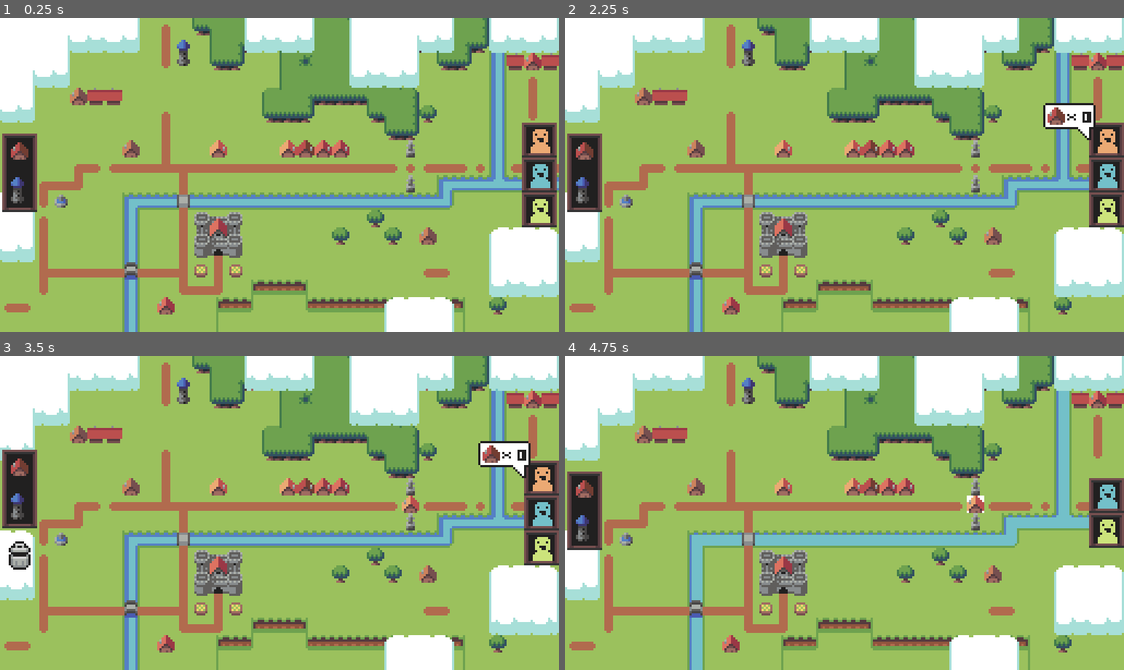
Above: before the commit, frames 1-4 (two rows, left to right).
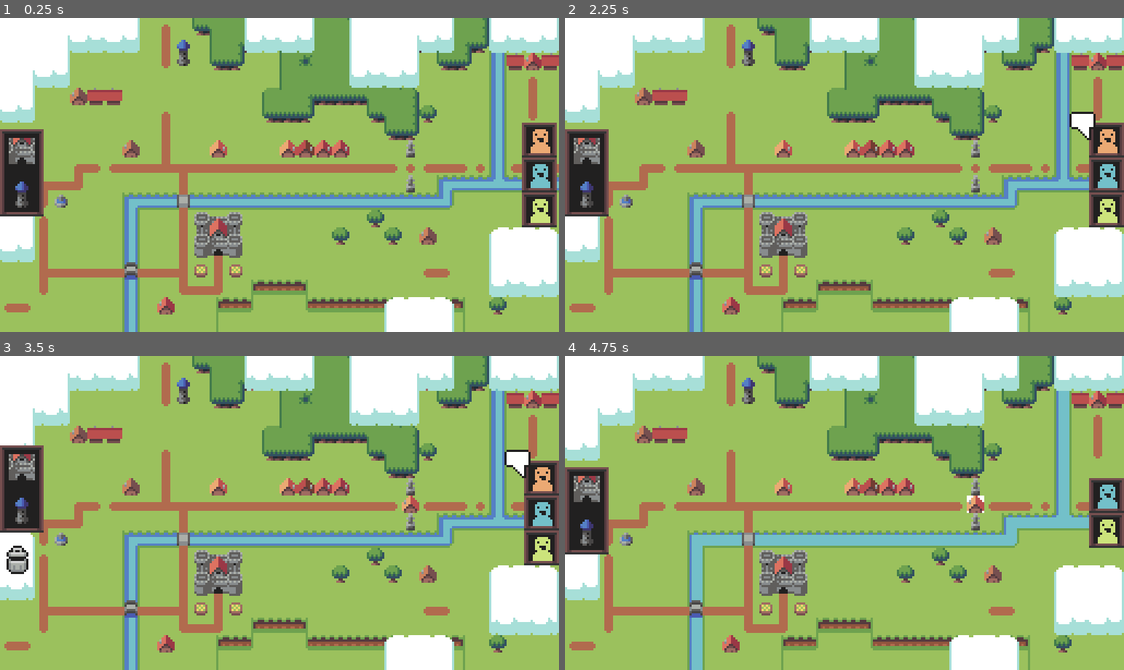
Above: after the commit, the same moments.

Repository: food-please/LSJ3
Game: Godot game, scene res://src/main.tscn
Two runs of this game, one before a commit and one after it. Both use one fixed random seed, a clock stepped at 60 frames per second and the inputs below.
Inputs (mouse positions are in pixels of both pictures, inside the frame that each line leads up to):
- Up to frame 1 (0.25 s): no input
- Up to frame 2 (2.25 s): click (1107, 140) at 0.52 s; click (1107, 140) at 1.27 s; click (1107, 140) at 2.02 s
- Up to frame 3 (3.5 s): tap Enter (ui_accept) at 2.75, 3.02 s; move the mouse to (402, 497) at 2.77 s; press the mouse at (402, 497) at 2.78 s
- Up to frame 4 (4.75 s): release the mouse at (967, 497) at 3.5 s; tap Enter (ui_accept) at 3.5 s; drag from (732, 528) to (816, 575) at 3.52 s; move the mouse to (900, 443) at 4.27 s; press the mouse at (900, 443) at 4.28 s

The runs differ from the first frame. In frame 1, 1.6% of the frame differs, in the area x 0-8%, y 35-64%; in frame 2, 2.2%; in frame 3, 2.5%, in the area x 0-95%, y 27-70%; in frame 4, 1.6%.

Commit message:
Refactor construction requirement UI elements to be manually created

Diff:
--- a/constructions/construction.tscn
+++ b/constructions/construction.tscn
@@ -4,12 +4,13 @@
 [ext_resource type="TileSet" uid="uid://d34lmt0p41ffk" path="res://world/tilesets/passability_tileset.tres" id="2_6ls7g"]
 
 [node name="Construction" type="Node2D"]
+show_behind_parent = true
 script = ExtResource("1_85sx5")
+
+[node name="Sprite2D" type="Sprite2D" parent="."]
 
 [node name="OccupiedCells" type="TileMapLayer" parent="."]
 modulate = Color(1, 1, 1, 0.501961)
 position = Vector2(-4, -4)
 tile_map_data = PackedByteArray(0, 0, 0, 0, 0, 0, 0, 0, 17, 0, 7, 0, 0, 0)
 tile_set = ExtResource("2_6ls7g")
-
-[node name="Sprite2D" type="Sprite2D" parent="."]
--- a/constructions/construction_data.gd
+++ b/constructions/construction_data.gd
@@ -4,3 +4,5 @@
 @export var icon: Texture
 
 @export var variations: Array[PackedScene]
+
+@export var requirements: Array[PackedScene]
--- a/constructions/construction_requirement.gd
+++ /dev/null
@@ -1 +0,0 @@
-class_name ConstructionRequirement extends Resource
--- /dev/null
+++ b/constructions/fortress/castle/cnst_castle.tscn
@@ -0,0 +1,12 @@
+[gd_scene load_steps=3 format=4 uid="uid://hh55pdbgwwgr"]
+
+[ext_resource type="PackedScene" uid="uid://c7rbljhcb51ka" path="res://constructions/construction.tscn" id="1_d8m36"]
+[ext_resource type="Texture2D" uid="uid://dtn7mf58tyatg" path="res://constructions/fortress/castle/castle.atlastex" id="2_hrs1w"]
+
+[node name="Castle" instance=ExtResource("1_d8m36")]
+
+[node name="Sprite2D" parent="." index="0"]
+texture = ExtResource("2_hrs1w")
+
+[node name="OccupiedCells" parent="." index="1"]
+tile_map_data = PackedByteArray("AAAAAAAAAAARAAcAAAD//wAAAAARAAcAAAAAAP//AAARAAcAAAD/////AAARAAcAAAABAP//AAARAAcAAAABAAAAAAARAAcAAAABAAEAAAARAAcAAAAAAAEAAAARAAcAAAD//wEAAAARAAcAAAA=")
--- /dev/null
+++ b/constructions/fortress/castle/cnst_data_castle.tres
@@ -0,0 +1,12 @@
+[gd_resource type="Resource" script_class="ConstructionData" load_steps=5 format=3 uid="uid://diqsa5s4ym1ak"]
+
+[ext_resource type="Texture2D" uid="uid://cvdehpdtnw6lb" path="res://constructions/fortress/castle/cnst_icon_castle.atlastex" id="1_0ffd6"]
+[ext_resource type="Script" path="res://constructions/construction_data.gd" id="1_cj8q7"]
+[ext_resource type="PackedScene" uid="uid://siov0jwdw0n2" path="res://constructions/fortress/castle/cnst_rqmt_castle.tscn" id="2_h0o3x"]
+[ext_resource type="PackedScene" uid="uid://hh55pdbgwwgr" path="res://constructions/fortress/castle/cnst_castle.tscn" id="3_d3jf2"]
+
+[resource]
+script = ExtResource("1_cj8q7")
+icon = ExtResource("1_0ffd6")
+variations = Array[PackedScene]([ExtResource("3_d3jf2")])
+requirements = Array[PackedScene]([ExtResource("2_h0o3x")])
--- /dev/null
+++ b/constructions/fortress/castle/cnst_rqmt_castle.tscn
@@ -0,0 +1,12 @@
+[gd_scene load_steps=3 format=3 uid="uid://siov0jwdw0n2"]
+
+[ext_resource type="PackedScene" uid="uid://0w7bjhs8khei" path="res://src/ui/constructions/bubble/construction_bubble_requirement.tscn" id="1_hhj32"]
+[ext_resource type="Texture2D" uid="uid://c8gagg6dgw7nn" path="res://world/tilesets/terrains/terrain_icon_grass.atlastex" id="2_8rugh"]
+
+[node name="CastleTerrainRequirement" instance=ExtResource("1_hhj32")]
+
+[node name="Icon" parent="HBoxContainer" index="0"]
+texture = ExtResource("2_8rugh")
+
+[node name="Number" parent="HBoxContainer" index="2"]
+quantity = 9
--- a/src/ui/constructions/bubble/construction_bubble.tscn
+++ b/src/ui/constructions/bubble/construction_bubble.tscn
@@ -1,8 +1,7 @@
-[gd_scene load_steps=5 format=3 uid="uid://btp6rpsson4se"]
+[gd_scene load_steps=4 format=3 uid="uid://btp6rpsson4se"]
 
 [ext_resource type="Texture2D" uid="uid://cnvnuu48rr8jx" path="res://src/ui/constructions/bubble/requirements_bubble.atlastex" id="1_oyuum"]
 [ext_resource type="Script" path="res://src/ui/constructions/bubble/ui_construction_bubble.gd" id="1_shspb"]
-[ext_resource type="PackedScene" uid="uid://0w7bjhs8khei" path="res://src/ui/constructions/bubble/construction_bubble_requirement.tscn" id="2_w2miv"]
 [ext_resource type="Texture2D" uid="uid://criotj0t8hc3s" path="res://src/ui/constructions/bubble/requirements_bubble_tail.atlastex" id="4_pgnlc"]
 
 [node name="ConstructionRequirementsBubble" type="Control"]
@@ -16,8 +15,8 @@
 layout_mode = 1
 offset_left = -1.0
 offset_top = 5.0
-offset_right = 23.0
-offset_bottom = 17.0
+offset_right = 7.0
+offset_bottom = 13.0
 
 [node name="Background" type="NinePatchRect" parent="Bubble"]
 layout_mode = 2
@@ -28,6 +27,7 @@
 patch_margin_bottom = 2
 
 [node name="Requirements" type="MarginContainer" parent="Bubble"]
+custom_minimum_size = Vector2(12, 8)
 layout_mode = 2
 theme_override_constants/margin_left = 0
 theme_override_constants/margin_top = 2
@@ -41,9 +41,6 @@
 layout_mode = 2
 theme_override_constants/separation = 0
 
-[node name="Requirement" parent="Bubble/Requirements/CenterContainer/HBoxContainer" instance=ExtResource("2_w2miv")]
-layout_mode = 2
-
 [node name="Tail" type="TextureRect" parent="."]
 layout_mode = 2
 offset_right = 8.0
--- a/src/ui/constructions/bubble/ui_construction_bubble.gd
+++ b/src/ui/constructions/bubble/ui_construction_bubble.gd
@@ -6,8 +6,11 @@
 @export var orientation: BubbleOrientation:
 	set(value):
 		orientation = value
+
 		if not is_inside_tree():
 			await ready
+
+		await get_tree().process_frame
 
 		match orientation:
 			BubbleOrientation.TOP_LEFT:
@@ -37,3 +40,9 @@
 
 @onready var bubble: = $Bubble
 @onready var tail: = $Tail
+
+@onready var _requirements: = $Bubble/Requirements/CenterContainer/HBoxContainer as HBoxContainer
+
+
+func add_requirement(requirement: UIConstructionRequirement) -> void:
+	_requirements.add_child(requirement)
--- a/src/ui/constructions/bubble/uiconstruction_bubble_requirement.gd
+++ b/src/ui/constructions/bubble/uiconstruction_bubble_requirement.gd
@@ -1,11 +1,4 @@
 class_name UIConstructionRequirement extends MarginContainer
-
-@export var data: ConstructionRequirement:
-	set(value):
-		data = value
-
-		if not is_inside_tree():
-			await ready
 
 @onready var icon: = $HBoxContainer/Icon as TextureRect
 @onready var modifier: = $HBoxContainer/Modifier as UIRequirementType
--- a/src/ui/constructions/construction_button.gd
+++ b/src/ui/constructions/construction_button.gd
@@ -46,6 +46,15 @@
 				_bubble.orientation = _bubble.BubbleOrientation.TOP_RIGHT
 				_bubble_anchor.add_child(_bubble)
 
+				for requirement in type.requirements:
+					var new_scene: = requirement.instantiate()
+					var new_requirement: = new_scene as UIConstructionRequirement
+					if not new_requirement:
+						new_scene.free()
+
+					else:
+						_bubble.add_requirement(new_requirement)
+
 			else:
 				Events.construction_data_selected.emit(null)
 				if _bubble:
--- a/src/ui/constructions/construction_button.tscn
+++ b/src/ui/constructions/construction_button.tscn
@@ -17,10 +17,10 @@
 theme_override_constants/margin_bottom = 2
 
 [node name="Icon" type="TextureRect" parent="MarginContainer"]
-custom_minimum_size = Vector2(8, 8)
+custom_minimum_size = Vector2(12, 12)
 layout_mode = 2
 mouse_filter = 2
-stretch_mode = 2
+stretch_mode = 3
 
 [node name="TextureButton" type="TextureButton" parent="MarginContainer"]
 layout_mode = 2
--- a/src/ui/constructions/constructions_bar.tscn
+++ b/src/ui/constructions/constructions_bar.tscn
@@ -2,7 +2,7 @@
 
 [ext_resource type="Texture2D" uid="uid://64osm8pikkir" path="res://world/tch_world_tiles.png" id="1_o7jl0"]
 [ext_resource type="PackedScene" uid="uid://caecvfqyl8nwl" path="res://src/ui/constructions/construction_button.tscn" id="2_mr2bv"]
-[ext_resource type="Resource" uid="uid://df6up1e73akpj" path="res://constructions/dwellings/dwelling_data.tres" id="3_wondv"]
+[ext_resource type="Resource" uid="uid://diqsa5s4ym1ak" path="res://constructions/fortress/castle/cnst_data_castle.tres" id="3_mgwyu"]
 [ext_resource type="Resource" uid="uid://b0o5gixkv65us" path="res://constructions/dwellings/tower_data.tres" id="4_3cr55"]
 
 [node name="ConstructionsBar" type="MarginContainer"]
@@ -34,7 +34,7 @@
 
 [node name="ConstructionButton" parent="MarginContainer/VBoxContainer" instance=ExtResource("2_mr2bv")]
 layout_mode = 2
-type = ExtResource("3_wondv")
+type = ExtResource("3_mgwyu")
 
 [node name="ConstructionButton2" parent="MarginContainer/VBoxContainer" instance=ExtResource("2_mr2bv")]
 layout_mode = 2
--- a/src/ui/number/ui_number.gd
+++ b/src/ui/number/ui_number.gd
@@ -26,6 +26,9 @@
 func set_quantity(value: int) -> void:
 	quantity = value
 
+	if not is_inside_tree():
+		await ready
+
 	_ones.texture = DIGITS[value % 10]
 
 	if value > 9:
--- a/src/ui/workers/ui_citizen_button.gd
+++ b/src/ui/workers/ui_citizen_button.gd
@@ -86,6 +86,15 @@
 		_bubble.orientation = _bubble.BubbleOrientation.TOP_LEFT
 		bubble_anchor.add_child(_bubble)
 
+		for requirement in dwelling_data.requirements:
+			var new_scene: = requirement.instantiate()
+			var new_requirement: = new_scene as UIConstructionRequirement
+			if not new_requirement:
+				new_scene.free()
+
+			else:
+				_bubble.add_requirement(new_requirement)
+
 		Events.construction_placed.connect(_on_construction_placed)
 
 	else:
--- a/world/occupancy_grid.gd
+++ b/world/occupancy_grid.gd
@@ -13,11 +13,8 @@
 
 func set_cell_occupancy(cells: Array[Vector2i], is_occupied: bool) -> void:
 	for cell in cells:
-		print("Check cell: ", cell)
 		if is_occupied:
-			print("Set cell ", cell, " as occupied.")
 			set_cell(cell, 0, CELL_COORDS)
 
 		else:
-			print("Erase cell.")
 			erase_cell(cell)
--- a/world/world.gd
+++ b/world/world.gd
@@ -13,11 +13,13 @@
 func get_terrain_at_cell(cell: Vector2i) -> void:
 	var cell_data: = features.get_cell_tile_data(cell)
 	if cell_data:
-		print(_features_tileset.get_terrain_name(cell_data.terrain_set, cell_data.terrain))
+		pass
+		#print(_features_tileset.get_terrain_name(cell_data.terrain_set, cell_data.terrain))
 	if not cell_data:
 		cell_data = terrain.get_cell_tile_data(cell)
 		if cell_data:
-			print(_terrain_tileset.get_terrain_name(cell_data.terrain_set, cell_data.terrain))
+			pass
+			#print(_terrain_tileset.get_terrain_name(cell_data.terrain_set, cell_data.terrain))
 	if not cell_data:
 		return
 
Renamed: constructions/castle.atlastex -> constructions/fortress/castle/castle.atlastex
Binary file added: constructions/fortress/castle/cnst_icon_castle.atlastex
